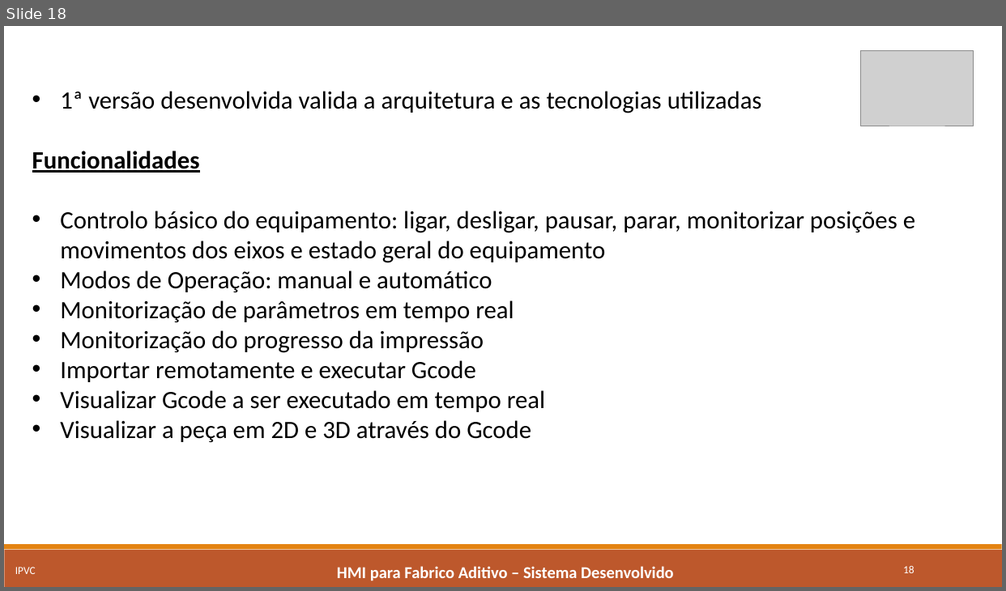
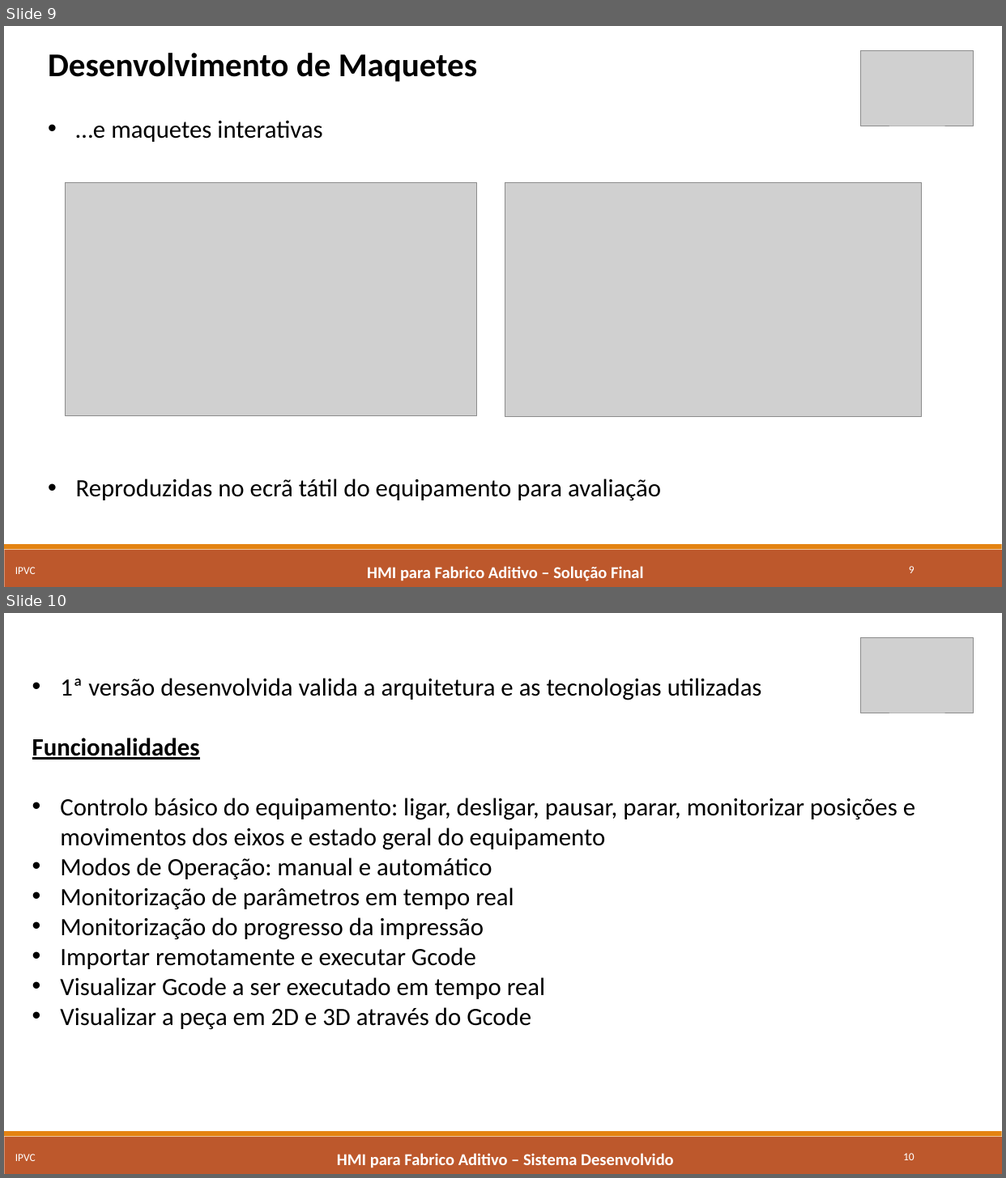
Before and after one commit to marcorlsrodrigues/projeto, a slide deck: Apresentacao_Final_MarcoRodrigues4652.pptx. Shown one above the other, each under a label of ours: slide 18 before the commit, slides 9 and 10 after it. The pictures are 1006x591 and 1006x1178 pixels, drawn with LibreOffice and Linux fonts; fonts in the diff are those of the drawing; grey boxes stand for pictures. Boxes give left, top, right and bottom in pixels: in the first picture for what was removed or moved away, otherwise in the second. Text is boxed around its words. In the diff, an @@ line names an element or a change of style, - is before the commit and + after.

```diff
--- a/Apresentacao_Final_MarcoRodrigues4652.pptx
+++ b/Apresentacao_Final_MarcoRodrigues4652.pptx
@@ slide 9 added at (x1=4, y1=26, x2=1002, y2=587), background #FFFFFF; not listed: 2 template elements that a slide beside it also shows @@
@@ text added at (x1=48, y1=53, x2=661, y2=501), 24 pt, text #000000 @@
+Desenvolvimento de Maquetes
+• …e maquetes interativas
+• Reproduzidas no ecrã tátil do equipamento para avaliação
@@ picture added at (x1=861, y1=50, x2=974, y2=126) @@
@@ picture added at (x1=66, y1=182, x2=477, y2=416) @@
@@ picture added at (x1=505, y1=182, x2=922, y2=416) @@
@@ text added at (x1=15, y1=567, x2=36, y2=574), 10.5 pt, text #FFFFFF @@
+IPVC
@@ text added at (x1=367, y1=566, x2=644, y2=582), 16 pt, text #FFFFFF, bold @@
+HMI para Fabrico Aditivo – Solução Final
@@ page number added at (x1=909, y1=566, x2=914, y2=574), 10.5 pt, text #FFFFFF @@
+9
@@ what was slide 18 is now slide 10 @@
@@ page number at (x1=903, y1=1153, x2=914, y2=1161): text changed @@
-18
+10
```
Also in this commit, not shown: 3 slides changed, 1 other slide added, 10 slides removed.
